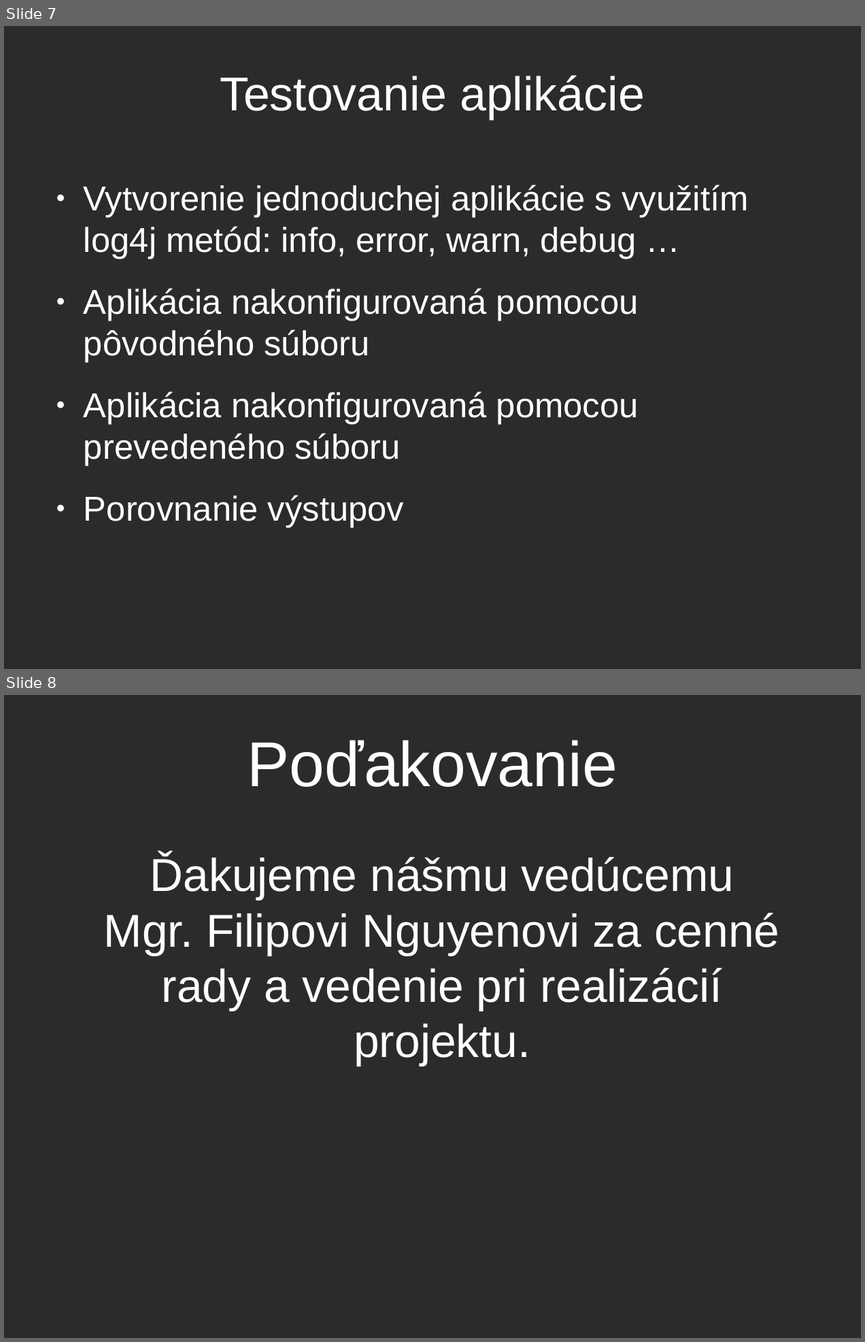
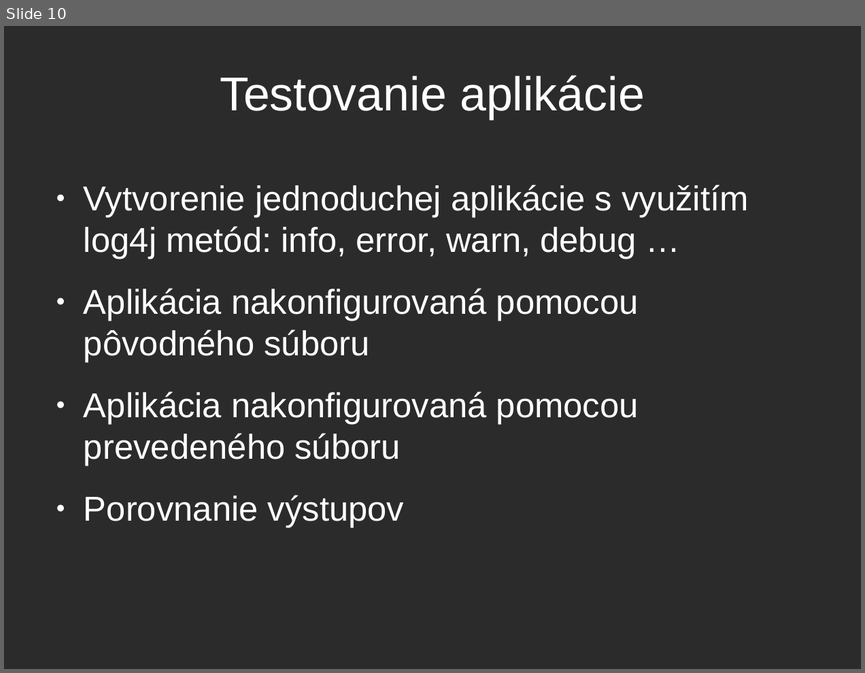
Before and after one commit to balent/Log4j-Convert-Configuration, a slide deck: prezentacia/log4j.odp. Shown one above the other, each under a label of ours: slides 7 and 8 before the commit, slide 10 after it. The pictures are 865x1342 and 865x673 pixels, drawn with LibreOffice and Linux fonts; fonts in the diff are those of the drawing; background and template pictures are left out; a plain dark background stands for a picture behind light text. Boxes give left, top, right and bottom in pixels: in the first picture for what was removed or moved away, otherwise in the second. Text is boxed around its words. In the diff, an @@ line names an element or a change of style, - is before the commit and + after.

```diff
--- a/prezentacia/log4j.odp
+++ b/prezentacia/log4j.odp
@@ slide 8 removed at box(4, 695, 861, 1338), background picture (left out) @@
@@ title removed at box(247, 740, 617, 787) @@
-Poďakovanie
@@ text removed at box(104, 855, 780, 1066) @@
-Ďakujeme nášmu vedúcemu Mgr. Filipovi Nguyenovi za cenné rady a vedenie pri realizácií projektu.
@@ what was slide 7 is now slide 10 @@
```
Also in this commit, not shown: 7 slides changed, 5 slides added.
